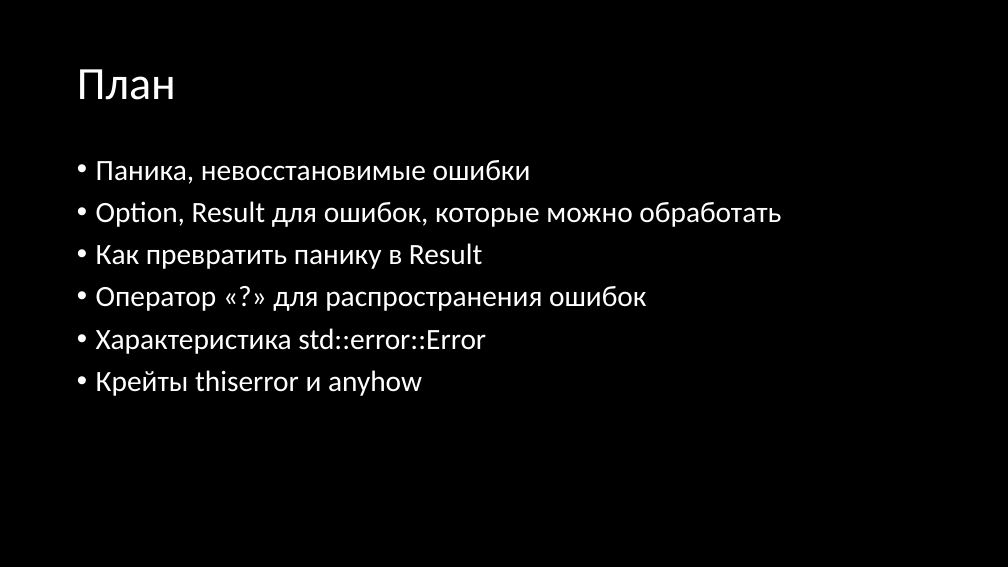
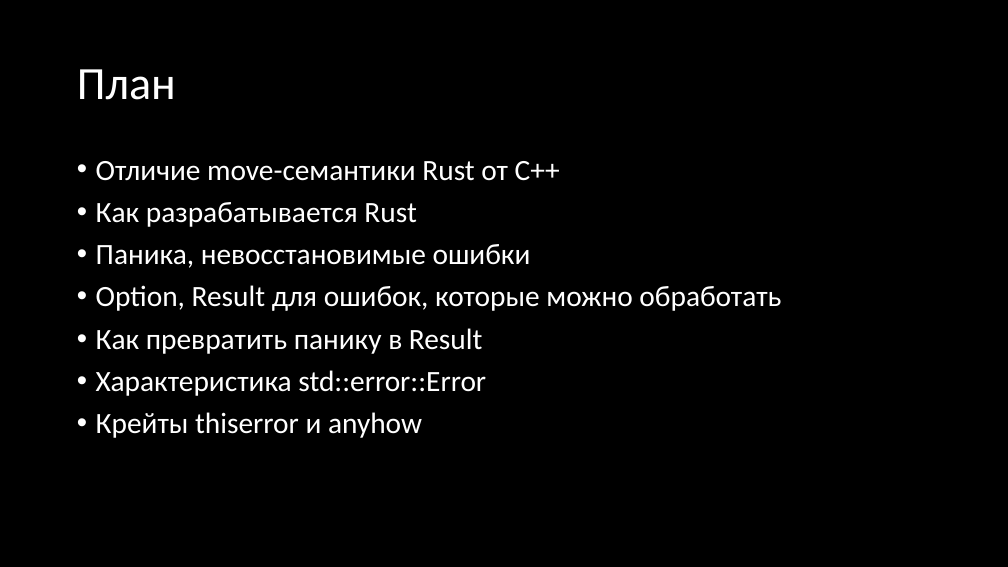
Before and after one commit to Gordon01/learn-rust, a slide deck: slide 55 of keynotes/Rust 2024.pptx (slide 60 before the commit). Drawn at 1008x567 pixels with LibreOffice and Linux fonts; fonts in the diff are those of the drawing. Boxes give left, top, right and bottom in pixels: in the first picture for what was removed or moved away, otherwise in the second. Text is boxed around its words. In the diff, an @@ line names an element or a change of style, - is before the commit and + after.

```diff
--- a/keynotes/Rust 2024.pptx
+++ b/keynotes/Rust 2024.pptx
@@ text at (x1=96, y1=161, x2=560, y2=227): paragraphs added @@
+• Отличие move-семантики Rust от С++
+• Как разрабатывается Rust
@@ text at (x1=96, y1=286, x2=646, y2=311): paragraph removed @@
-• Оператор «?» для распространения ошибок
```
Also in this commit, not shown: 5 other slides changed, 9 slides added, 1 slide removed.
